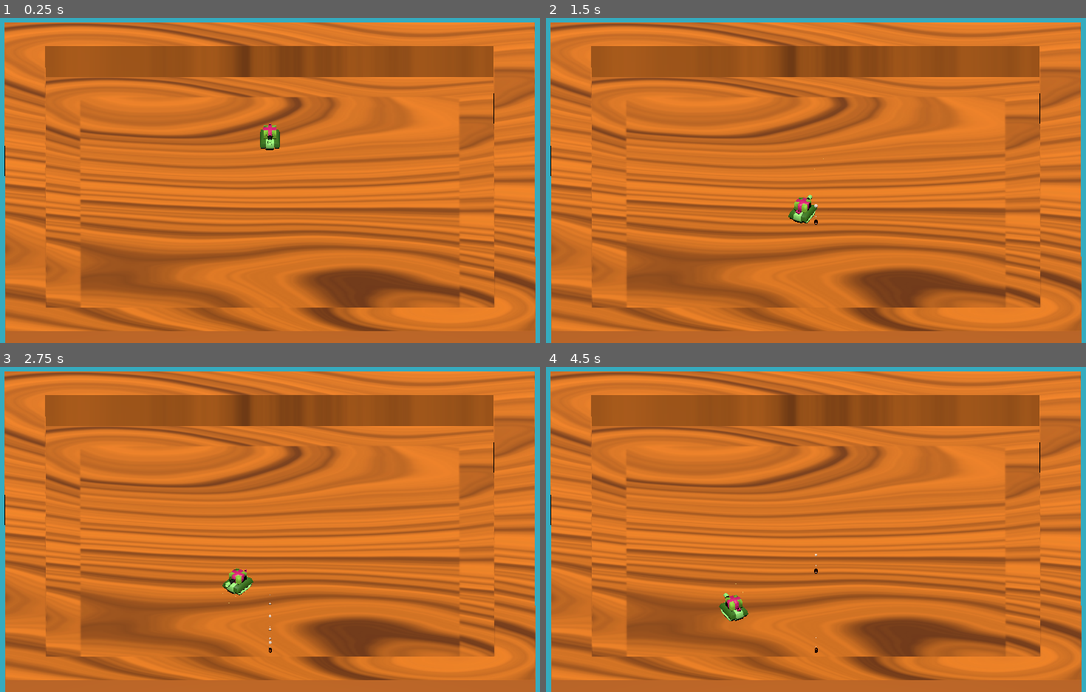
Above: before the commit, frames 1-4 (two rows, left to right).
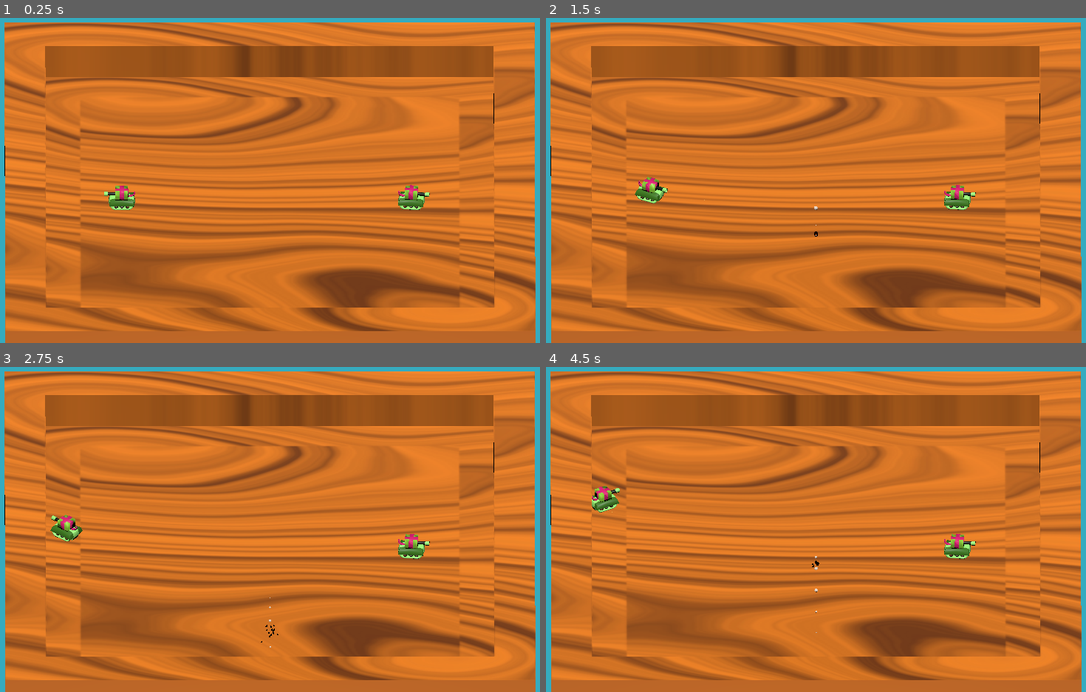
Above: after the commit, the same moments.

Repository: 127AshleyButler/GunGoblin
Game: Godot game, scene res://scenes/tanks/tank_level_basic.tscn
The game is run twice, just before and just after one commit, with the same random seed, the same clock (stepped at 60 frames per second) and the same inputs. Sound files missing from this copy of the repository are replaced by a short silence.
Inputs (mouse positions are in pixels of both pictures, inside the frame that each line leads up to):
- Up to frame 1 (0.25 s): no input
- Up to frame 2 (1.5 s): tap Enter (ui_accept) at 0.5 s; move the mouse to (945, 161) at 0.52 s; hold D (move_right) 0.53-1.28 s; hold Space (shoot) 0.53-1.28 s; tap W (jump) at 0.77 s; move the mouse to (697, 193) at 1.27 s; hold S (move_down) from 1.28 s (still down); tap Shift (dive) at 1.35 s
- Up to frame 3 (2.75 s): tap W (jump) at 1.52 s; tap Space (shoot) at 1.55 s; move the mouse to (329, 454) at 2.02 s; release S (move_down) at 2.03 s; hold D (move_right) from 2.03 s (still down); hold Space (shoot) from 2.03 s (still down)
- Up to frame 4 (4.5 s): move the mouse to (783, 591) at 2.77 s; release D (move_right) at 2.78 s; release Space (shoot) at 2.78 s; hold Up (ui_up) 2.78-3.53 s; tap Space (shoot) at 2.85, 4.35 s; tap W (jump) at 3.02, 3.77 s; move the mouse to (994, 575) at 3.52 s; hold Space (shoot) 3.53-4.28 s; hold A (move_left) from 3.53 s (still down); tap Shift (dive) at 3.6 s; tap F2 (debug_record_movement) at 4.15 s; move the mouse to (637, 477) at 4.27 s

The runs differ from the first frame. In frame 1, 0.9% of the frame differs, in the area x 19-80%, y 32-60%; in frame 2, 0.9%; in frame 3, 1.0%, in the area x 9-80%, y 45-88%; in frame 4, 1.0%.

Commit message:
Added multiplayer

Diff:
--- a/Gun Goblin - A Point and Klik Adventure/project.godot
+++ b/Gun Goblin - A Point and Klik Adventure/project.godot
@@ -15,6 +15,10 @@
 config/features=PackedStringArray("4.2", "Forward Plus")
 boot_splash/image="res://klikfuckinggetsyou.png"
 config/icon="res://klikfuckinggetsyou.png"
+
+[autoload]
+
+DebugTools="*res://scripts/debug/debug_tools.gd"
 
 [display]
 
@@ -80,6 +84,36 @@
 "events": [Object(InputEventKey,"resource_local_to_scene":false,"resource_name":"","device":-1,"window_id":0,"alt_press …(182 unchanged characters)…
 ]
 }
+move_left2={
+"deadzone": 0.5,
+"events": [Object(InputEventJoypadMotion,"resource_local_to_scene":false,"resource_name":"","device":-1,"axis":0,"axis_value":-1.0,"script":null)
+, Object(InputEventJoypadButton,"resource_local_to_scene":false,"resource_name":"","device":-1,"button_index":13,"pressure":0.0,"pressed":true,"script":null)
+]
+}
+move_right2={
+"deadzone": 0.5,
+"events": [Object(InputEventJoypadMotion,"resource_local_to_scene":false,"resource_name":"","device":-1,"axis":0,"axis_value":1.0,"script":null)
+, Object(InputEventJoypadButton,"resource_local_to_scene":false,"resource_name":"","device":-1,"button_index":14,"pressure":0.0,"pressed":true,"script":null)
+]
+}
+move_up2={
+"deadzone": 0.5,
+"events": [Object(InputEventJoypadMotion,"resource_local_to_scene":false,"resource_name":"","device":-1,"axis":1,"axis_value":-1.0,"script":null)
+, Object(InputEventJoypadButton,"resource_local_to_scene":false,"resource_name":"","device":-1,"button_index":11,"pressure":0.0,"pressed":true,"script":null)
+]
+}
+move_down2={
+"deadzone": 0.5,
+"events": [Object(InputEventJoypadMotion,"resource_local_to_scene":false,"resource_name":"","device":-1,"axis":1,"axis_value":1.0,"script":null)
+, Object(InputEventJoypadButton,"resource_local_to_scene":false,"resource_name":"","device":-1,"button_index":12,"pressure":0.0,"pressed":true,"script":null)
+]
+}
+shoot2={
+"deadzone": 0.5,
+"events": [Object(InputEventJoypadMotion,"resource_local_to_scene":false,"resource_name":"","device":-1,"axis":5,"axis_value":1.0,"script":null)
+, Object(InputEventJoypadButton,"resource_local_to_scene":false,"resource_name":"","device":-1,"button_index":0,"pressure":0.0,"pressed":true,"script":null)
+]
+}
 
 [layer_names]
 
--- a/Gun Goblin - A Point and Klik Adventure/scenes/tanks/tank_driver.tscn
+++ b/Gun Goblin - A Point and Klik Adventure/scenes/tanks/tank_driver.tscn
@@ -14,8 +14,24 @@
 [sub_resource type="Animation" id="Animation_dbl8a"]
 resource_name = "idle"
 
+[sub_resource type="Animation" id="Animation_tytrd"]
+resource_name = "die"
+tracks/0/type = "value"
+tracks/0/imported = false
+tracks/0/enabled = true
+tracks/0/path = NodePath("model:rotation")
+tracks/0/interp = 1
+tracks/0/loop_wrap = true
+tracks/0/keys = {
+"times": PackedFloat32Array(0, 1),
+"transitions": PackedFloat32Array(1, -2),
+"update": 0,
+"values": [Vector3(0, 0, 0), Vector3(0, 12.5664, 0)]
+}
+
 [sub_resource type="AnimationLibrary" id="AnimationLibrary_pk1r4"]
 _data = {
+"die": SubResource("Animation_tytrd"),
 "idle": SubResource("Animation_dbl8a")
 }
 
--- a/Gun Goblin - A Point and Klik Adventure/scenes/tanks/tank_level_basic.tscn
+++ b/Gun Goblin - A Point and Klik Adventure/scenes/tanks/tank_level_basic.tscn
@@ -7,20 +7,24 @@
 [node name="tank_level_basic" instance=ExtResource("1_2s81v")]
 
 [node name="TankDriver" parent="." index="1" instance=ExtResource("3_fi4hd")]
-transform = Transform3D(1, 0, 0, 0, 1, 0, 0, 0, 1, 0, 9.18378, 0)
+transform = Transform3D(0, 0, -1, 0, 1, 0, 1, 0, 0, -16.8584, 0.186146, -0.493752)
 
-[node name="Camera3D" type="Camera3D" parent="." index="2"]
+[node name="TankDriver2" parent="." index="2" instance=ExtResource("3_fi4hd")]
+transform = Transform3D(0.0915711, 0, 0.995799, 0, 1, 0, -0.995799, 0, 0.0915711, 16.1182, 0.186146, -0.493752)
+player_string = "2"
+
+[node name="Camera3D" type="Camera3D" parent="." index="3"]
 transform = Transform3D(0.999998, 0.00103899, -0.00144868, 0, 0.812613, 0.582804, 0.00178274, -0.582803, 0.812611, -0.133531, 27.4917, 32.3904)
 projection = 1
 current = true
 fov = 118.125
 size = 37.76
 
-[node name="DirectionalLight3D" type="DirectionalLight3D" parent="." index="3"]
+[node name="DirectionalLight3D" type="DirectionalLight3D" parent="." index="4"]
 transform = Transform3D(1, 0, 0, 0, 0.422539, 0.906345, 0, -0.906345, 0.422539, 0, 21.1508, 0)
 
-[node name="tank_level_basic3" parent="." index="4" instance=ExtResource("3_wlsro")]
+[node name="tank_level_basic3" parent="." index="5" instance=ExtResource("3_wlsro")]
 
-[node name="GPUParticlesCollisionBox3D" type="GPUParticlesCollisionBox3D" parent="." index="5"]
+[node name="GPUParticlesCollisionBox3D" type="GPUParticlesCollisionBox3D" parent="." index="6"]
 transform = Transform3D(1, 0, 0, 0, 1, 0, 0, 0, 1, -0.934326, -0.875801, -1.33765)
 size = Vector3(57.0415, 2, 55.3413)
--- /dev/null
+++ b/Gun Goblin - A Point and Klik Adventure/scripts/debug/debug_tools.gd
@@ -0,0 +1,9 @@
+extends Node
+
+
+# Called every frame. 'delta' is the elapsed time since the previous frame.
+func _process(delta):
+	# Handle debug inputs
+	if Input.is_action_just_pressed("debug_reload"):
+		print("[DEBUG] Reloaded scene!")
+		get_tree().reload_current_scene()
--- a/Gun Goblin - A Point and Klik Adventure/scripts/player.gd
+++ b/Gun Goblin - A Point and Klik Adventure/scripts/player.gd
@@ -19,11 +19,6 @@
 	$AnimatedSprite3D.play("idle_l")
 
 func _physics_process(delta):
-	# Handle debug inputs
-	if Input.is_action_just_pressed("debug_reload"):
-		print("[DEBUG] Reloaded scene!")
-		get_tree().reload_current_scene()
-
 	if not is_on_floor():
 		velocity.y -= gravity * delta
 		air_time += delta
--- a/Gun Goblin - A Point and Klik Adventure/scripts/tanks/tank_driver.gd
+++ b/Gun Goblin - A Point and Klik Adventure/scripts/tanks/tank_driver.gd
@@ -6,6 +6,8 @@
 @export_range(0, 1, 0.01, "or_greater", "or_less") var shooting_delay = 0.1
 ## How much time the tank is unable to move after shooting
 @export_range(0, 1, 0.01, "or_greater", "or_less") var frozen_time_after_shooting = 0.1
+## The string representing which player controls this. "" For player 1, "2" for player 2, "3" for player 3, etc.
+@export var player_string = ""
 
 const DRIVING_SPEED = 10.0
 const ROTATION_SPEED = 0.08
@@ -20,6 +22,8 @@
 
 func _ready():
 	$model/AnimationPlayer.play("Idle")
+	$AnimationPlayer.play("idle")
+	print(Input.get_connected_joypads())
 
 func _physics_process(delta):
 	# Add the gravity.
@@ -27,18 +31,18 @@
 		velocity.y -= gravity * delta
 
 	# Handle charge shots
-	if Input.is_action_pressed("shoot"):
+	if Input.is_action_pressed("shoot" + player_string) and current_shooting_delay <= 0:
 		charge_shot_time += delta
 		$Charging.emitting = true
 	# Handle firing.
-	if Input.is_action_just_released("shoot"):
+	if Input.is_action_just_released("shoot" + player_string):
 		handle_shooting()
 
 	# Get the input direction and handle the movement/deceleration.
 	# As good practice, you should replace UI actions with custom gameplay actions.
-	var input_dir = Input.get_axis("move_down", "move_up")
+	var input_dir = Input.get_axis("move_down" + player_string, "move_up" + player_string)
 
-	var rotation_dir = Input.get_axis("move_right", "move_left")
+	var rotation_dir = Input.get_axis("move_right" + player_string, "move_left" + player_string)
 	var direction
 	if rotation_dir:
 		rotate_y(rotation_dir * ROTATION_SPEED)
@@ -63,7 +67,7 @@
 	else:
 		current_shooting_delay = shooting_delay
 	var new_bullet = bullet_scene.instantiate()
-	#new_bullet.charge_shot_time = charge_shot_time
+	new_bullet.charge_shot_time = charge_shot_time
 	new_bullet.position = $BulletSpawner.position
 	add_child(new_bullet)
 	$Fire.play()
@@ -71,4 +75,4 @@
 	$Charging.emitting = false
 
 func hit():
-	print("by god i've been hit")
+	$AnimationPlayer.play("die")
Not shown: 1 places in Gun Goblin - A Point and Klik Adventure/scenes/tanks/tank_driver.tscn that only renumber resources
